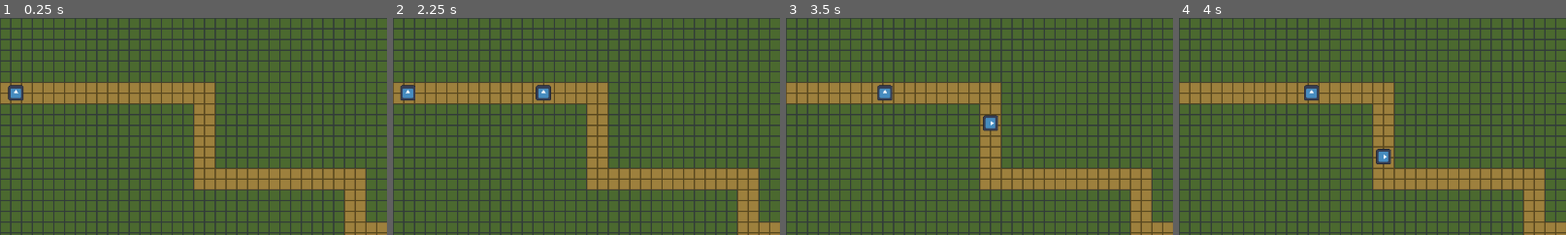
Above: before the commit, frames 1-4 (left to right).
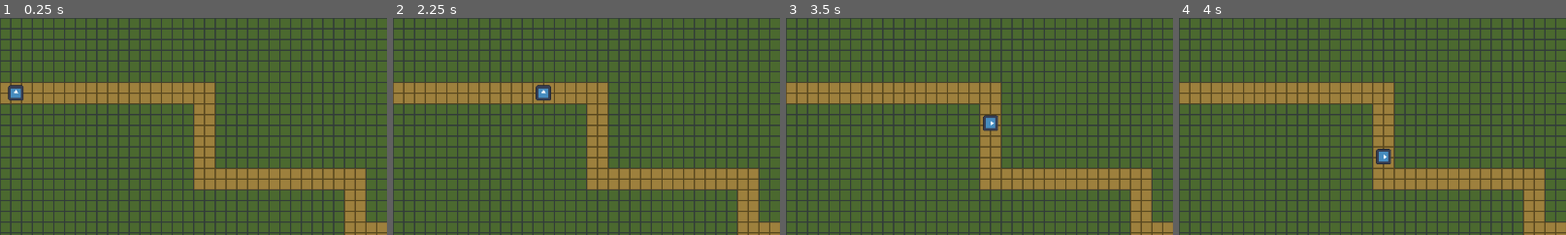
Above: after the commit, the same moments.

Repository: NateKrasn/BAOUDO-s-group-game-jam
Game: Godot game, scene res://test_level.tscn
Two runs of this game, one before a commit and one after it. Both use one fixed random seed, a clock stepped at 60 frames per second and the inputs below. The engine's default icon, where the game draws it, is replaced by a stand-in: a white triangle on a blue panel in a dark square.
Inputs:
- Up to frame 1 (0.25 s): no input
- Up to frame 2 (2.25 s): no input
- Up to frame 3 (3.5 s): no input
- Up to frame 4 (4 s): no input
The pictures show only the part of the screen within x 0-50%, y 0-50%; the shares and areas given below are measured in that part.

The runs differ from the first frame. In frame 1, less than 0.1% of the frame differs, in the area x 3-6%, y 33-38%; in frame 2, 0.3%, in the area x 1-41%, y 30-38%; in frame 3, 0.3%; in frame 4, 0.3%.

Commit message:
finished pathing with enemies and tileset

Diff:
--- /dev/null
+++ b/new-game-project/bunker.gd
@@ -0,0 +1,17 @@
+extends Area2D
+
+var bunker_health = 10
+
+
+func _ready() -> void:
+	GlobalSignals.bunker_take_damage.connect(bunker_take_damage)
+
+
+func _process(delta: float) -> void:
+	if bunker_health <= 0:
+		self.queue_free()
+
+
+func bunker_take_damage():
+	bunker_health -= 1
+	print(bunker_health)
--- /dev/null
+++ b/new-game-project/bunker.tscn
@@ -0,0 +1,20 @@
+[gd_scene format=3 uid="uid://bb6gquk5qkd2k"]
+
+[ext_resource type="Script" uid="uid://b4n7n6idfx8w3" path="res://bunker.gd" id="1_g5fru"]
+[ext_resource type="Texture2D" uid="uid://drec0xypc3p6l" path="res://bunker.png" id="2_rlg4x"]
+
+[sub_resource type="RectangleShape2D" id="RectangleShape2D_6tas0"]
+size = Vector2(26, 26)
+
+[node name="Bunker" type="Area2D" unique_id=12930690]
+script = ExtResource("1_g5fru")
+
+[node name="Sprite2D" type="Sprite2D" parent="." unique_id=539470699]
+texture = ExtResource("2_rlg4x")
+
+[node name="CollisionShape2D" type="CollisionShape2D" parent="." unique_id=2024677737]
+position = Vector2(-1, 3)
+shape = SubResource("RectangleShape2D_6tas0")
+
+[connection signal="area_shape_entered" from="." to="." method="_on_area_shape_entered"]
+[connection signal="body_shape_entered" from="." to="." method="_on_body_shape_entered"]
--- /dev/null
+++ b/new-game-project/global signals.gd
@@ -0,0 +1,3 @@
+extends Node
+
+signal bunker_take_damage()
--- a/new-game-project/path_follow_2d.gd
+++ b/new-game-project/path_follow_2d.gd
@@ -6,7 +6,7 @@
 func _ready() -> void:
 	spawn_enemies()
 	await get_tree().create_timer(2).timeout
-	spawn_enemies()
+
 
 
 func spawn_enemies():
--- a/new-game-project/project.godot
+++ b/new-game-project/project.godot
@@ -15,12 +15,17 @@
 config/features=PackedStringArray("4.6", "GL Compatibility")
 config/icon="res://icon.svg"
 
+[autoload]
+
+GlobalSignals="*uid://dkms5s1yfx7wr"
+
 [physics]
 
 3d/physics_engine="Jolt Physics"
 
 [rendering]
 
+textures/canvas_textures/default_texture_filter=0
 rendering_device/driver.windows="d3d12"
 renderer/rendering_method="gl_compatibility"
 renderer/rendering_method.mobile="gl_compatibility"
--- a/new-game-project/static_body_2d.gd
+++ /dev/null
@@ -1,35 +0,0 @@
-extends StaticBody2D
-
-var bullet = preload("res://bullet.tscn")
-var dead = false
-
-
-func _ready() -> void:
-	pass
-
-
-
-func _process(delta: float) -> void:
-	pass
-
-
-
-func spawn_bullet():
-	var new_bullet = bullet.instantiate() as bullet
-	add_child(new_bullet)
-
-
-
-func _on_area_2d_body_shape_entered(body_rid: RID, body: Node2D, body_shape_index: int, local_shape_index: int) -> void:
-	dead = true
-	while true:
-		spawn_bullet()
-		await get_tree().create_timer(0.5).timeout
-		if not dead:
-			break
-
-
-
-
-func _on_area_2d_body_shape_exited(body_rid: RID, body: Node2D, body_shape_index: int, local_shape_index: int) -> void:
-	dead = false
--- /dev/null
+++ b/new-game-project/whaether_controller.gd
@@ -0,0 +1,33 @@
+extends Node2D
+
+
+var ready1 = false
+var probability: int
+
+func _ready() -> void:
+	wheather_start_timer()
+
+
+func _process(delta: float) -> void:
+	if ready1:
+		probability = randi_range(1, 100)
+		if probability < 61:
+			$fog.visible = true
+			await get_tree().create_timer(5).timeout
+			$fog.visible = false
+		elif probability < 86:
+			$snow.visible = true
+			await get_tree().create_timer(5).timeout
+			$snow.visible = false
+		elif probability < 101:
+			$storm.visible = true
+			await get_tree().create_timer(5).timeout
+			$storm.visible = false
+
+
+func wheather_start_timer():
+	while true:
+		await get_tree().create_timer(10).timeout
+		ready1 = true
+		await get_tree().create_timer(0.001).timeout
+		ready1 = false
Binary file added: new-game-project/Deer-Normal.png
Not shown, added: new-game-project/Deer-Normal.png.import
Binary file added: new-game-project/Screenshot 2026-02-21 234630.png
Not shown, added: new-game-project/Screenshot 2026-02-21 234630.png.import
Not shown, added: new-game-project/bunker.gd.uid
Binary file added: new-game-project/bunker.png
Not shown, added: new-game-project/bunker.png.import
Not shown, added: new-game-project/global signals.gd.uid
Binary file added: new-game-project/sprite sheet game jam.png
Not shown, added: new-game-project/sprite sheet game jam.png.import
Not shown, removed: new-game-project/static_body_2d.gd.uid
Not shown, added: new-game-project/whaether_controller.gd.uid
